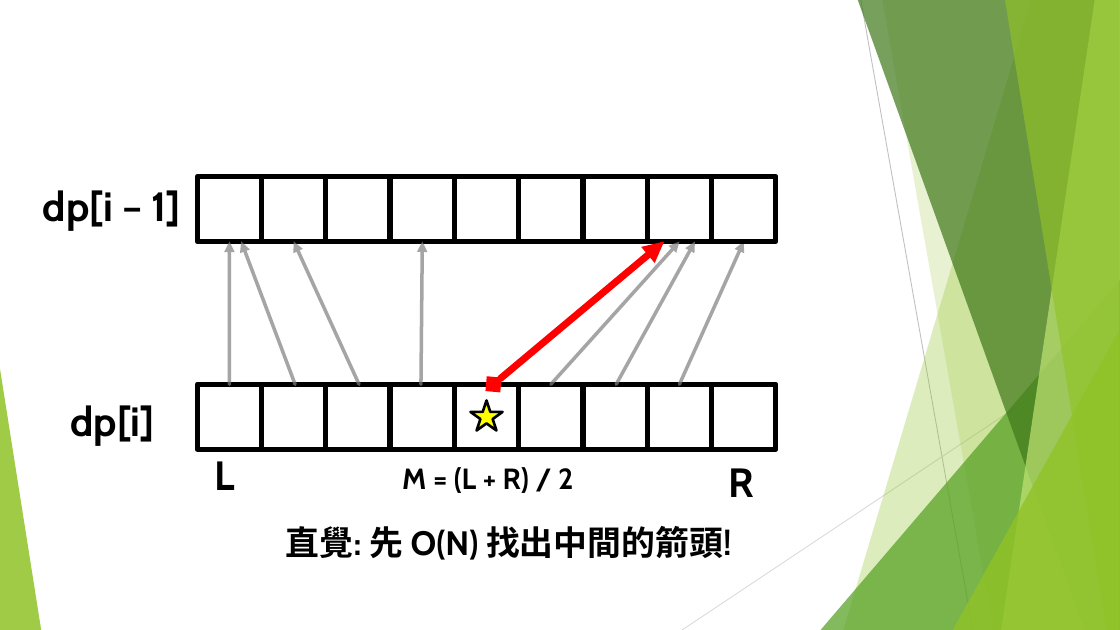
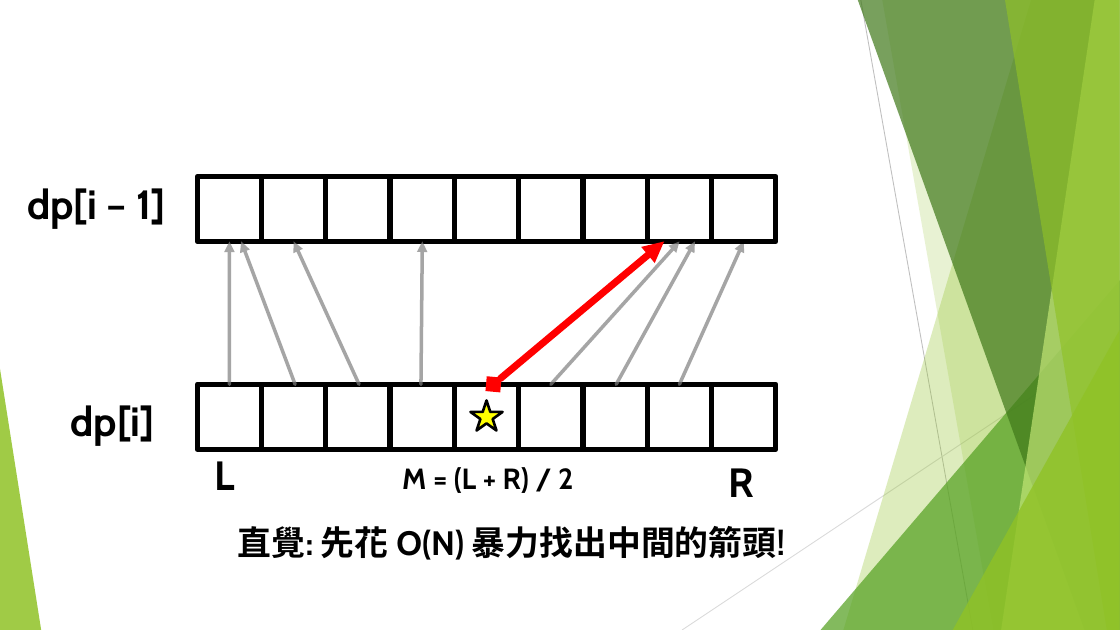
Before and after one commit to S920105123/DP2, a slide deck: slide 38 of presentation/進階動態規劃.pptx (slide 28 before the commit). Drawn at 1120x630 pixels with LibreOffice and Linux fonts; fonts in the diff are those of the drawing. Boxes give left, top, right and bottom in pixels: in the first picture for what was removed or moved away, otherwise in the second. Text is boxed around its words. In the diff, an @@ line names an element or a change of style, - is before the commit and + after.

```diff
--- a/presentation/進階動態規劃.pptx
+++ b/presentation/進階動態規劃.pptx
@@ text "dp[i – 1]": place and size @@
-text "dp[i – 1]" at [43, 190, 181, 231]
+text "dp[i – 1]" at [27, 188, 165, 229]
@@ text at [238, 526, 785, 560]: text changed @@
-直覺: 先 O(N) 找出中間的箭頭!
+直覺: 先花 O(N) 暴力找出中間的箭頭!
```
Also in this commit, not shown: 15 other slides changed, 17 slides added, 1 slide removed.
